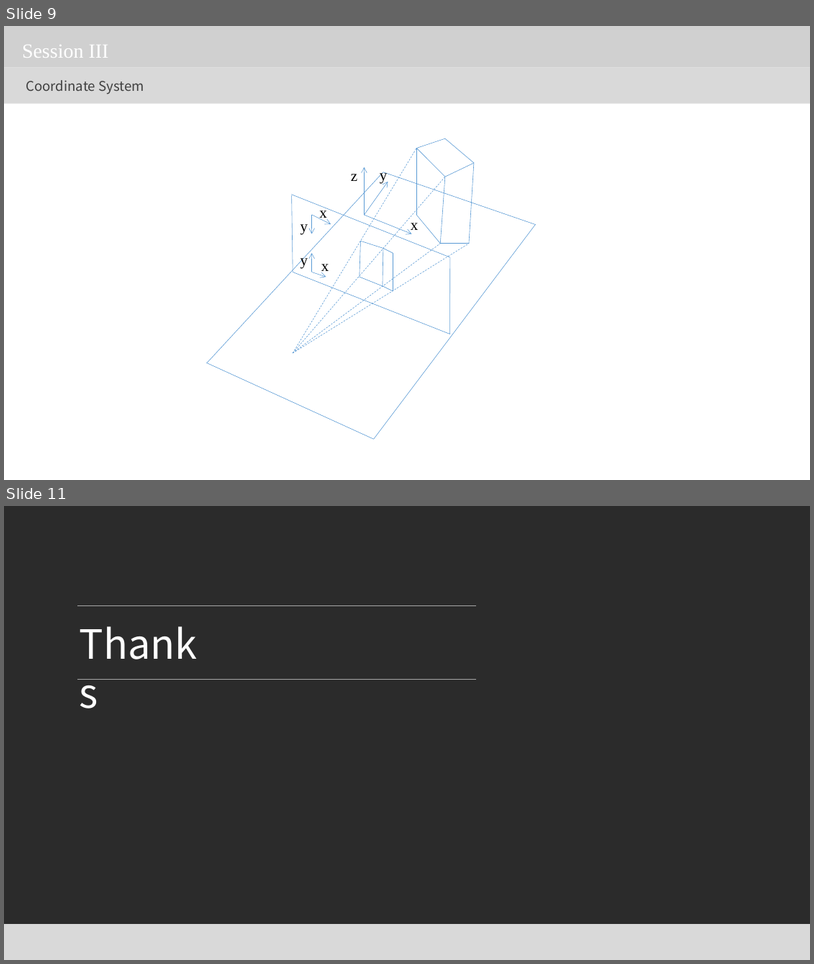
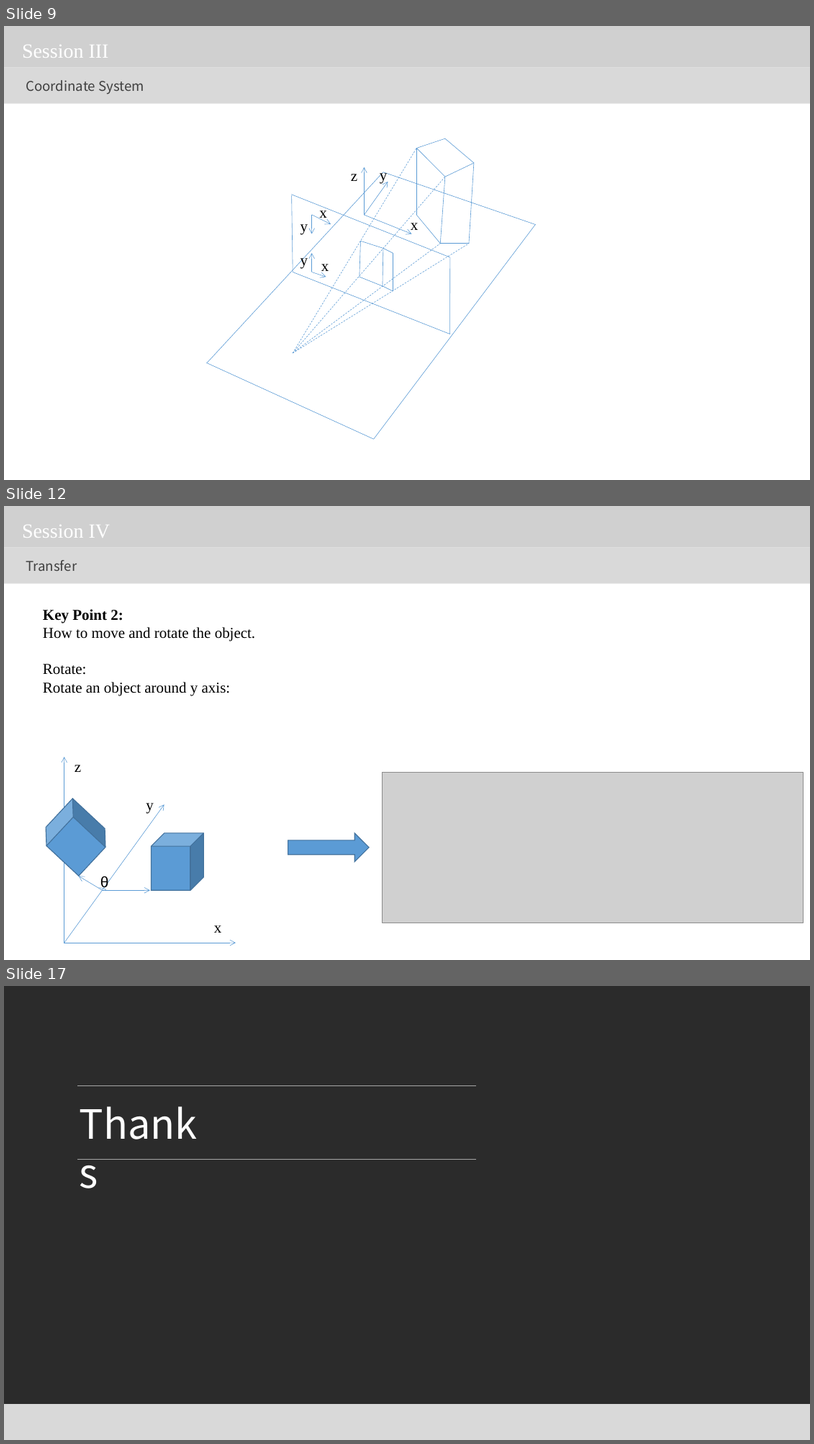
Before and after one commit to jeromepeng/tetris, a slide deck: Doc/3D Graphic.pptx. Shown one above the other, each under a label of ours: slides 9 and 11 before the commit, slides 9, 12 and 17 after it; the slides between them are not shown. The pictures are 814x964 and 814x1444 pixels, drawn with LibreOffice and Linux fonts; fonts in the diff are those of the drawing; grey boxes stand for pictures; background and template pictures are left out; a plain dark background stands for a picture behind light text. Boxes give left, top, right and bottom in pixels: in the first picture for what was removed or moved away, otherwise in the second. Text is boxed around its words. In the diff, an @@ line names an element or a change of style, - is before the commit and + after.

```diff
--- a/Doc/3D Graphic.pptx
+++ b/Doc/3D Graphic.pptx
@@ slide 12 added at (4, 506, 810, 960), background picture (left out) @@
@@ picture added at (4, 506, 810, 547) @@
@@ text added at (22, 525, 111, 538), 24 pt, text #FFFFFF @@
+Session IV
@@ rectangle added at (4, 547, 810, 584), fill #D9D9D9 @@
@@ text added at (26, 560, 77, 571), 16 pt, text #404040 @@
+Transfer
@@ text added at (43, 609, 255, 695), 18 pt, text #000000 @@
+Key Point 2:
+How to move and rotate the object.
+Rotate:
+Rotate an object around y axis:
@@ arrow added from (64, 943) to (64, 757), #5B9BD5 0.5 pt @@
@@ text added at (75, 764, 81, 772), 18 pt, text #000000 @@
+z
@@ picture added at (383, 772, 804, 922) @@
@@ cube added at (36, 798, 115, 876), fill #5B9BD5, outline #43739E 1 pt @@
@@ arrow added from (64, 943) to (165, 804), #5B9BD5 0.5 pt @@
@@ text added at (146, 803, 153, 813), 18 pt, text #000000 @@
+y
@@ cube added at (151, 833, 203, 890), fill #5B9BD5, outline #43739E 1 pt @@
@@ right arrow added at (288, 833, 369, 861), fill #5B9BD5, outline #43739E 1 pt @@
@@ arrow added from (103, 890) to (78, 875), #5B9BD5 0.5 pt @@
@@ arc (boxed as its full ellipse) added at (92, 888, 106, 893), outline #5B9BD5 0.5 pt @@
@@ text added at (100, 876, 109, 890), 18 pt, text #000000 @@
+θ
@@ arrow added from (103, 890) to (149, 890), #5B9BD5 0.5 pt @@
@@ text added at (214, 925, 221, 932), 18 pt, text #000000 @@
+x
@@ arrow added from (64, 943) to (236, 943), #5B9BD5 0.5 pt @@
@@ what was slide 11 is now slide 17 @@
```
Also in this commit, not shown: 1 slide changed, 5 other slides added, 11 other files.
